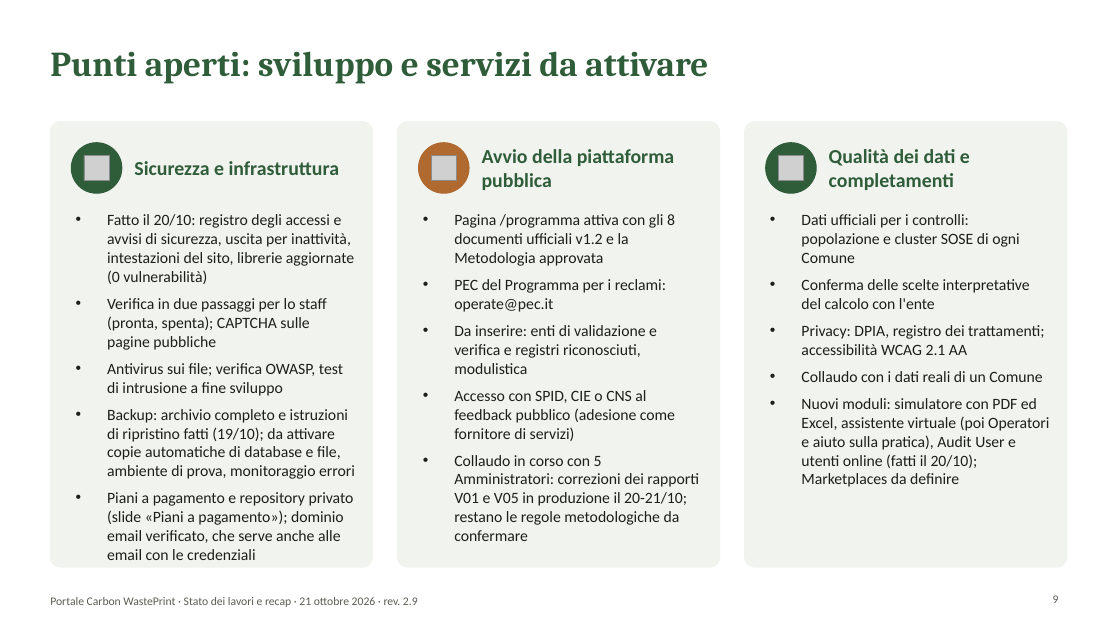
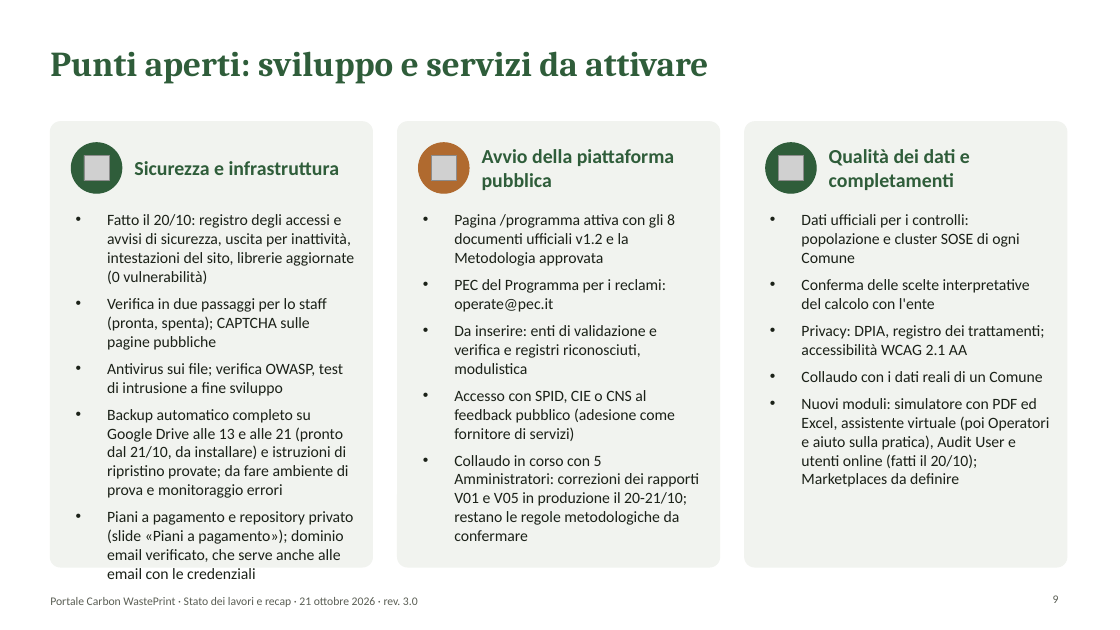
Before and after one commit to lucamorettioperate/portale-cwp, a slide deck: slide 9 of public/documentazione/Presentazione_Portale_CWP.pptx. Drawn at 1120x630 pixels with LibreOffice and Linux fonts; fonts in the diff are those of the drawing; grey boxes stand for pictures; background and template pictures are left out. Boxes give left, top, right and bottom in pixels: in the first picture for what was removed or moved away, otherwise in the second. Text is boxed around its words. In the diff, an @@ line names an element or a change of style, - is before the commit and + after.

```diff
--- a/public/documentazione/Presentazione_Portale_CWP.pptx
+++ b/public/documentazione/Presentazione_Portale_CWP.pptx
@@ text at [107, 409, 349, 498]: text changed @@
-• Backup: archivio completo e istruzioni di ripristino fatti (19/10); da attivare copie automatiche di database e file, ambiente di prova, monitoraggio errori
+• Backup automatico completo su Google Drive alle 13 e alle 21 (pronto dal 21/10, da installare) e istruzioni di ripristino provate; da fare ambiente di prova e monitoraggio errori
@@ text at [50, 597, 418, 607]: text changed @@
-Portale Carbon WastePrint · Stato dei lavori e recap · 21 ottobre 2026 · rev. 2.9
+Portale Carbon WastePrint · Stato dei lavori e recap · 21 ottobre 2026 · rev. 3.0
```
Also in this commit, not shown: 13 other slides changed, 23 other files.
